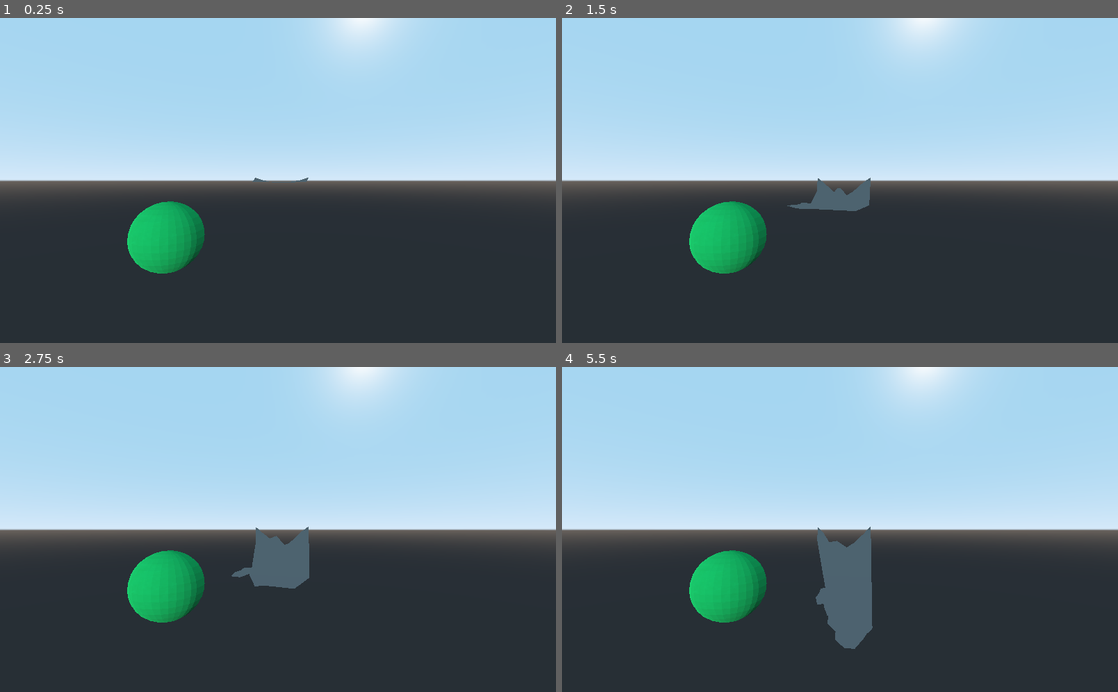
Above: before the commit, frames 1-4 (two rows, left to right).
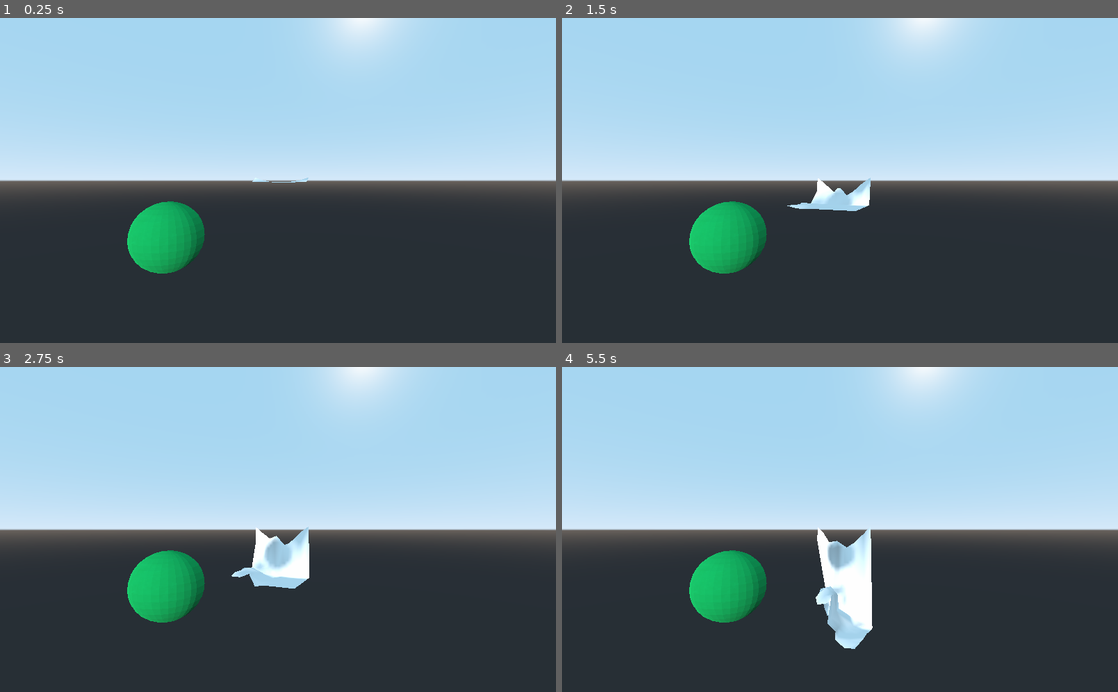
Above: after the commit, the same moments.

Repository: 2397786244/graphics_toys
Game: Godot game, scene res://main.tscn
The game is run twice, just before and just after one commit, with the same random seed, the same clock (stepped at 60 frames per second) and the same inputs.
Inputs:
- Up to frame 1 (0.25 s): no input
- Up to frame 2 (1.5 s): tap Enter at 0.5 s
- Up to frame 3 (2.75 s): no input
- Up to frame 4 (5.5 s): no input

The runs differ from the first frame. In frame 1, less than 0.1% of the frame differs, in the area x 45-56%, y 49-51%; in frame 2, 0.8%; in frame 3, 1.6%; in frame 4, 2.8%, in the area x 45-56%, y 49-87%.

Commit message:
add ReCalculateNormal

Diff:
--- a/games103_assignment/Cloth_Simulation/Cloth_Simulation_InGodot/Cloth.gd
+++ b/games103_assignment/Cloth_Simulation/Cloth_Simulation_InGodot/Cloth.gd
@@ -69,9 +69,10 @@
 func Collision_Detect(XA:Array):
 	var Sphere:Sphere_Obj = get_node(@"../sphere");  # 获取Spatial下面的兄弟节点。
 	var Sphere_Pos = Sphere.transform.origin;
-	var _mesh = self.mesh;
+	var _m = ArrayMesh.new();
+	_m.add_surface_from_arrays(Mesh.PRIMITIVE_TRIANGLES,self.mesh.surface_get_arrays(0));
 	var MDT = MeshDataTool.new();
-	MDT.create_from_surface(_mesh,0);
+	MDT.create_from_surface(_m,0);
 	for j in range(MDT.get_vertex_count()):
 		MDT.set_vertex(j,XA[j]);
 	for i in range(XA.size()):
@@ -85,8 +86,9 @@
 			V[i] = V[i] + 1.0 / t * (Sphere_Pos + r * (XA[i] - Sphere_Pos) / (XA[i] - Sphere_Pos).length() - XA[i]);
 			XA[i] = Sphere_Pos + r * (XA[i] - Sphere_Pos) / (XA[i] - Sphere_Pos).length();
 			MDT.set_vertex(i,XA[i]);
-	self.mesh.surface_remove(0);
-	MDT.commit_to_surface(_mesh);
+	_m.surface_remove(0);
+	MDT.commit_to_surface(_m);
+	self.mesh = _m;
 # 梯度计算
 func get_Gradient(X:Array,X_hat:Array,t:float,G:Array):
 	var j :int;
@@ -106,9 +108,11 @@
 		#首先获取顶点位置
 		var X:Array;
 		X.resize(Vertices_List.size());
-		var _mesh = self.mesh;
+		var _m = ArrayMesh.new();
+		_m.add_surface_from_arrays(Mesh.PRIMITIVE_TRIANGLES,self.mesh.surface_get_arrays(0));
+
 		var MDT1 = MeshDataTool.new();
-		MDT1.create_from_surface(_mesh,0);
+		MDT1.create_from_surface(_m,0);
 		for i in range(MDT1.get_vertex_count()):
 			X[i] = MDT1.get_vertex(i);
 
@@ -139,16 +143,36 @@
 			V[i] = V[i] + (X[i] - X_hat[i]) / t;
 		# update: X
 		var MDT = MeshDataTool.new();
-		MDT.create_from_surface(_mesh,0);
+		MDT.create_from_surface(_m,0);
 		for i in range(MDT.get_vertex_count()):
 			MDT.set_vertex(i,X[i]);
-		self.mesh.surface_remove(0);
-		MDT.commit_to_surface(_mesh);
+		_m.surface_remove(0);
+		MDT.commit_to_surface(_m);
+		self.mesh=_m;
 
 		Collision_Detect(X);
 
-		# TODO : 重新计算法线。
-
+		# recalc normals
+		_m = ArrayMesh.new();
+		_m.add_surface_from_arrays(Mesh.PRIMITIVE_TRIANGLES,self.mesh.surface_get_arrays(0));
+		var mdt = MeshDataTool.new();
+		mdt.create_from_surface(_m,0);
+
+		for i in range(mdt.get_face_count()):
+			var a = mdt.get_face_vertex(i,0);
+			var b = mdt.get_face_vertex(i,1);
+			var c = mdt.get_face_vertex(i,2);
+			var ap = mdt.get_vertex(a);
+			var bp = mdt.get_vertex(b);
+			var cp = mdt.get_vertex(c);
+
+			var n = (bp - cp).cross(ap - cp).normalized();
+			mdt.set_vertex_normal(a, (n + mdt.get_vertex_normal(a)).normalized());
+			mdt.set_vertex_normal(b, (n + mdt.get_vertex_normal(b)).normalized());
+			mdt.set_vertex_normal(c, (n + mdt.get_vertex_normal(c)).normalized());
+		_m.surface_remove(0);
+		mdt.commit_to_surface(_m);
+		self.mesh = _m;
 func quick_sort(_E:Array,l:int,r:int):
 	var j:int;
 	if(l < r):
@@ -187,7 +211,3 @@
 	E[2 * l + 1] = E[2 * j + 1];
 	E[2 * j + 1] = temp;
 	return j;
-
-# 网格法线重新计算。
-func ReCalcNormals():
-	pass
